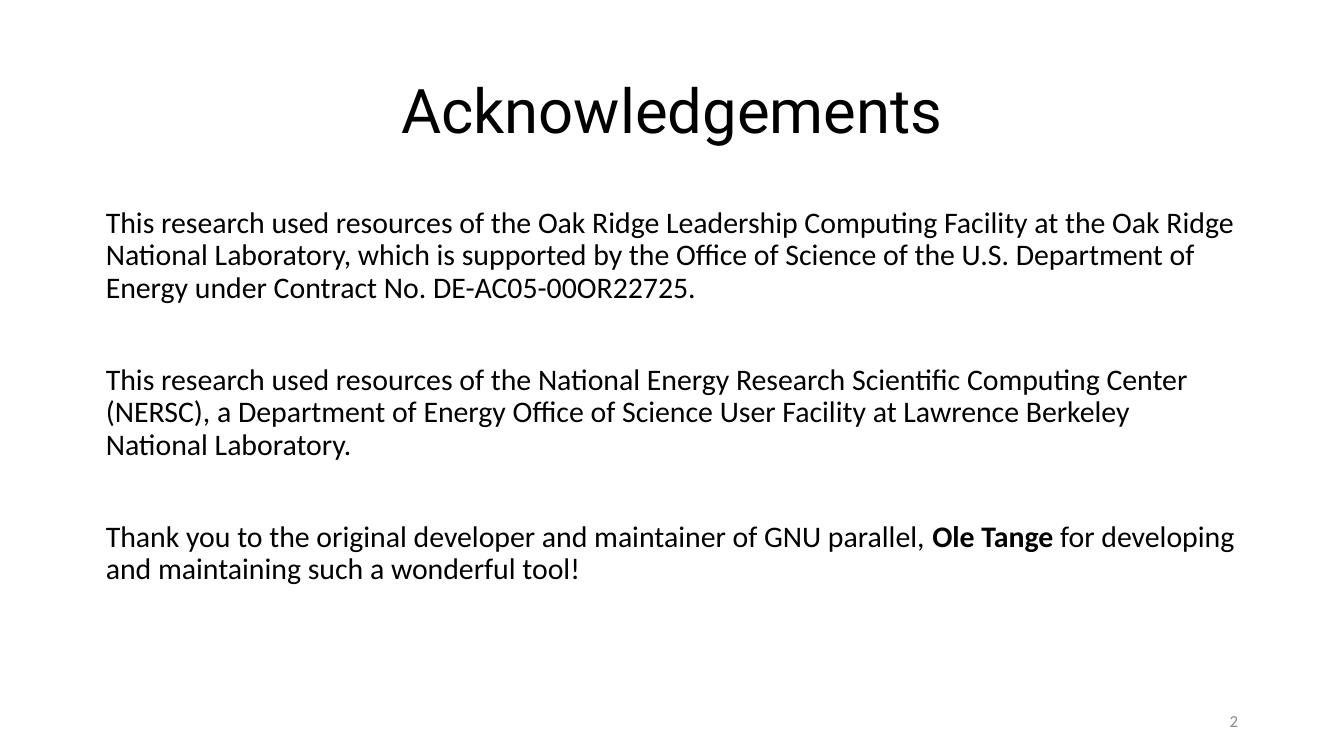
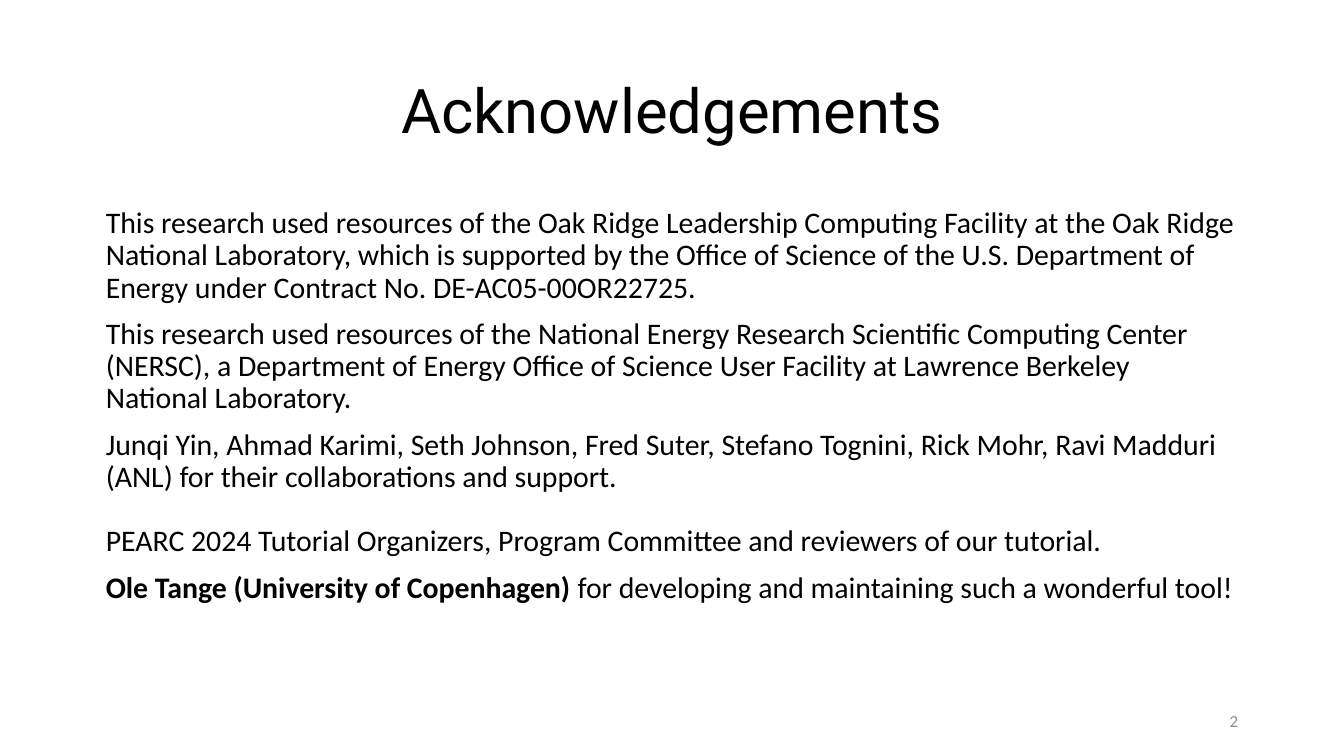
Before and after one commit to ketancmaheshwari/pearc24tut, a slide deck: slide 2 of gnu-parallel-tutorial.pptx. Drawn at 1344x756 pixels with LibreOffice and Linux fonts; fonts in the diff are those of the drawing. Boxes give left, top, right and bottom in pixels: in the first picture for what was removed or moved away, otherwise in the second. Text is boxed around its words. In the diff, an @@ line names an element or a change of style, - is before the commit and + after.

```diff
--- a/gnu-parallel-tutorial.pptx
+++ b/gnu-parallel-tutorial.pptx
@@ text at <box>106,434,1233,603</box>: text changed @@
-Thank you to the original developer and maintainer of GNU parallel, Ole Tange for developing and maintaining such a wonderful tool!
+Junqi Yin, Ahmad Karimi, Seth Johnson, Fred Suter, Stefano Tognini, Rick Mohr, Ravi Madduri (ANL) for their collaborations and support.
+PEARC 2024 Tutorial Organizers, Program Committee and reviewers of our tutorial.
+Ole Tange (University of Copenhagen) for developing and maintaining such a wonderful tool!
```
Also in this commit, not shown: 18 other slides changed, 5 slides added, 2 slides removed, 6 other files.
